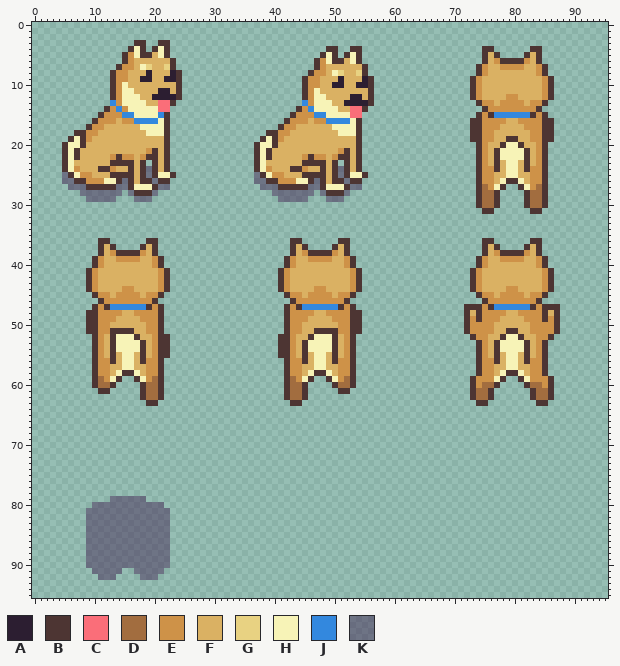
Sprite sheet: game/assets/textures/level/siba/siba.png. This is how it looked before the edit.
The file is 96x96 pixels.
Palette (. is transparent): A #2c1e31  B #4d3533  C #fa6e79  D #a26d3f  E #ce9248  F #dab163  G #e8d282  H #f7f3b7  J #3388de  K #41205178
Pixels before (only the part around the change), first column x 36:
64 ..............................
65 ..............................
66 ..............................
67 ..............................
68 ..............................
69 ..............................
70 ..............................
71 ..............................
72 ..............................
73 ..............................
74 ..............................
75 ..............................
76 ..............................
77 ..............................
78 ..............................
79 ..............................
80 ..............................
81 ..............................
82 ..............................
83 ..............................
84 ..............................
85 ..............................
86 ..............................
87 ..............................
88 ..............................
89 ..............................
90 ..............................
91 ..............................
92 ..............................
93 ..............................
94 ..............................
95 ..............................
Now the later version:
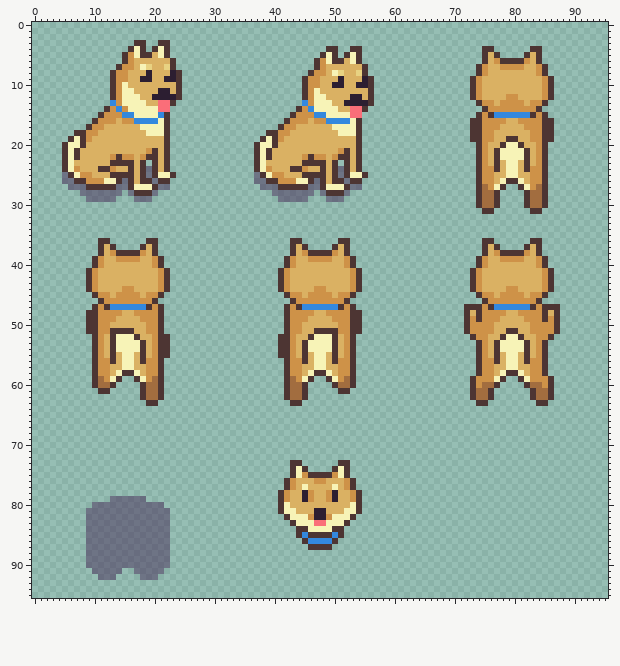
Log entry: Siba icon added to siba sprite sheet
Difference:
{"y":73,"x":43,"old":"..","new":"BB"}
{"y":73,"x":51,"old":"..","new":"BB"}
{"y":74,"x":43,"old":"...","new":"BHB"}
{"y":74,"x":50,"old":"...","new":"BHB"}
{"y":75,"x":43,"old":"..........","new":"BHEBBBBEHB"}
{"y":76,"x":42,"old":"............","new":"BEFFFEEFFFEB"}
{"y":77,"x":42,"old":"............","new":"BEFHFFFFHFEB"}
{"y":78,"x":41,"old":"..............","new":"BEFFAEFFEAFFEB"}
{"y":79,"x":41,"old":"..............","new":"BEFFAEFFEAFFEB"}
{"y":80,"x":41,"old":"..............","new":"BHFFFFFFFFFFHB"}
{"y":81,"x":41,"old":"..............","new":"BHHFFFAAFFFHHB"}
{"y":82,"x":42,"old":"............","new":"BHHHEAAEHHHB"}
{"y":83,"x":43,"old":"..........","new":"BHHHCCHHHB"}
{"y":84,"x":44,"old":"........","new":"BBHHHHBB"}
{"y":85,"x":44,"old":"........","new":"BJBBBBJB"}
{"y":86,"x":45,"old":"......","new":"BJJJJB"}
{"y":87,"x":46,"old":"....","new":"BBBB"}
